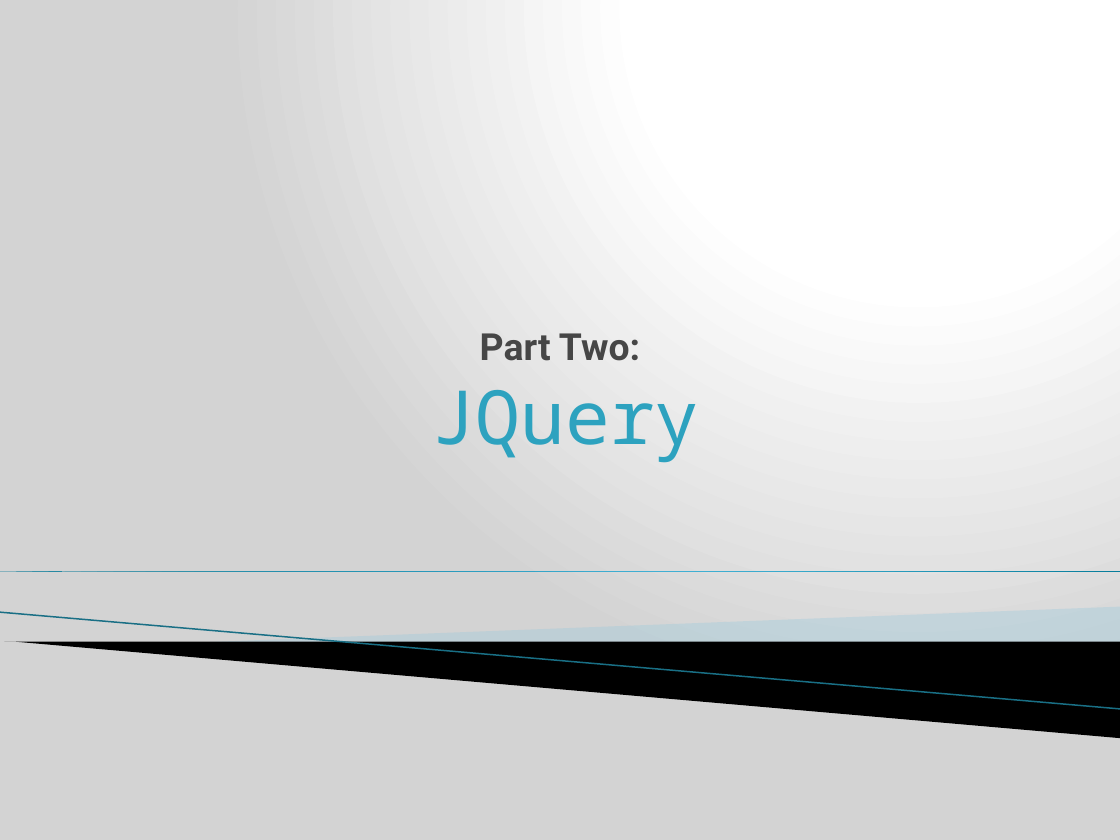
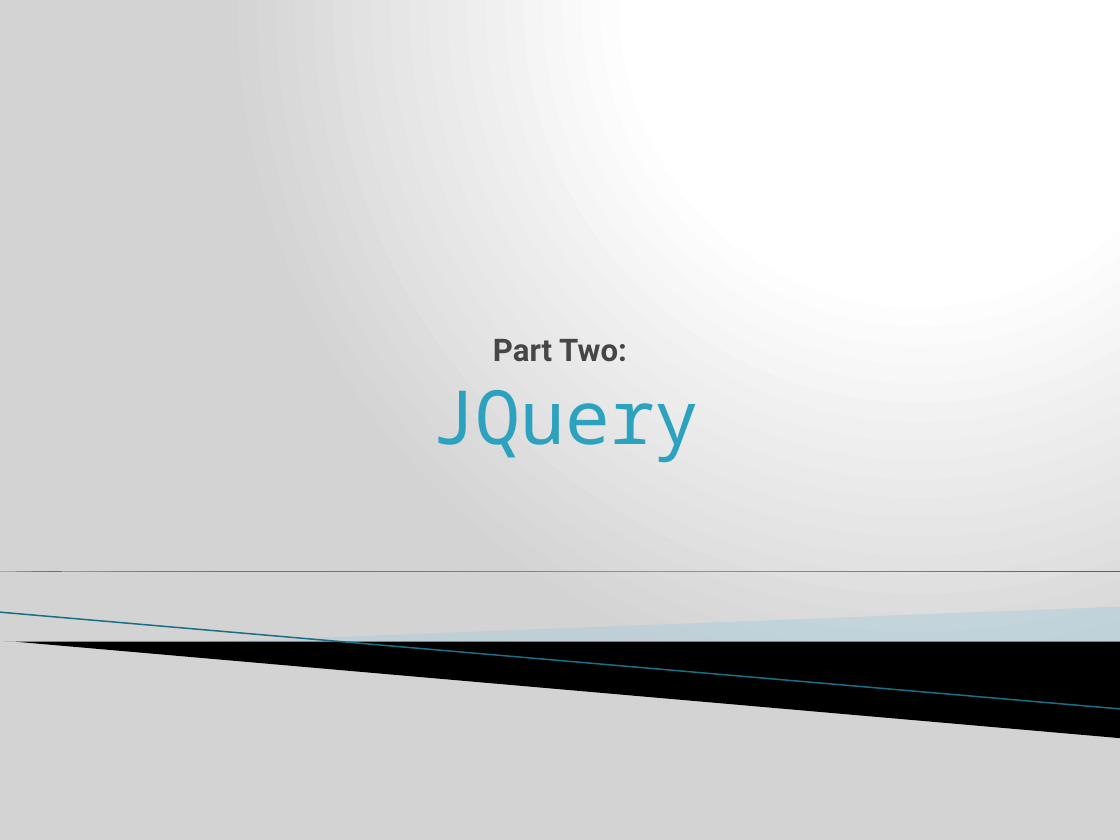
Before and after one commit to j-steve/temp, a slide deck: slide 10 of JavaScript JQuery training.pptx. Drawn at 1120x840 pixels with LibreOffice and Linux fonts; fonts in the diff are those of the drawing; background and template pictures are left out. Boxes give left, top, right and bottom in pixels: in the first picture for what was removed or moved away, otherwise in the second. Text is boxed around its words. In the diff, an @@ line names an element or a change of style, - is before the commit and + after.

```diff
--- a/JavaScript JQuery training.pptx
+++ b/JavaScript JQuery training.pptx
@@ title "Part Two:" at (x1=493, y1=339, x2=627, y2=362): size 24 to 20 pt @@
```
Also in this commit, not shown: 10 other slides changed, 3 slides added, 1 slide removed.
